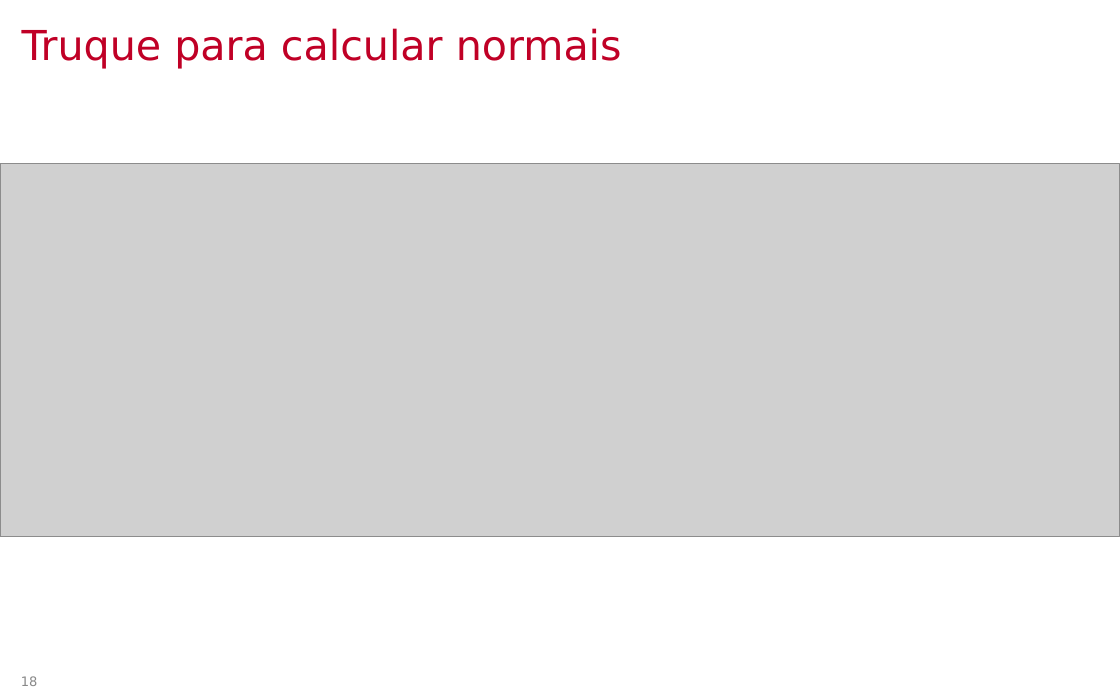
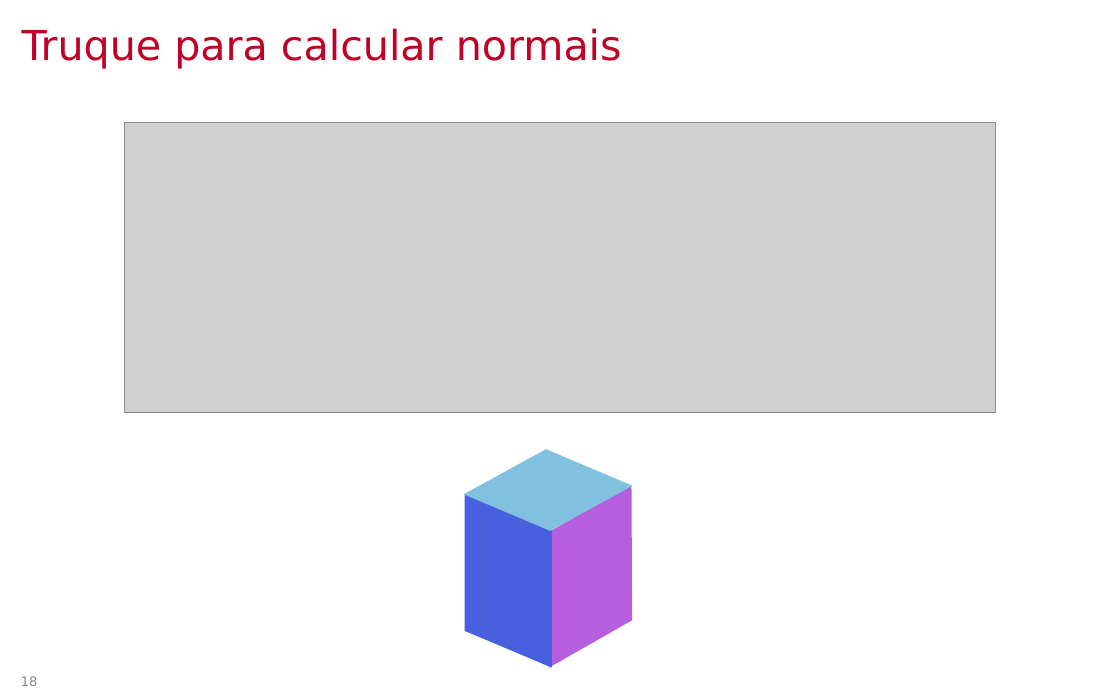
Before and after one commit to lpsoares/ComputacaoGrafica, a slide deck: slide 18 of content/aulas/16-revisao4/aula16_revisao4.pptx. Drawn at 1120x700 pixels with LibreOffice and Linux fonts; fonts in the diff are those of the drawing; grey boxes stand for pictures; background and template pictures are left out. Boxes give left, top, right and bottom in pixels: in the first picture for what was removed or moved away, otherwise in the second. Text is boxed around its words. In the diff, an @@ line names an element or a change of style, - is before the commit and + after.

Commit message:
atualizando aula 16

```diff
--- a/content/aulas/16-revisao4/aula16_revisao4.pptx
+++ b/content/aulas/16-revisao4/aula16_revisao4.pptx
@@ picture: place and size @@
-picture at (0,164,1120,536)
+picture at (124,123,995,413)
@@ diamond added at (462,445,635,535), fill #81C0DF @@
@@ parallelogram added at (416,494,601,668), fill #4760DE @@
@@ parallelogram added at (490,485,689,668), fill #B55EDE @@
```
